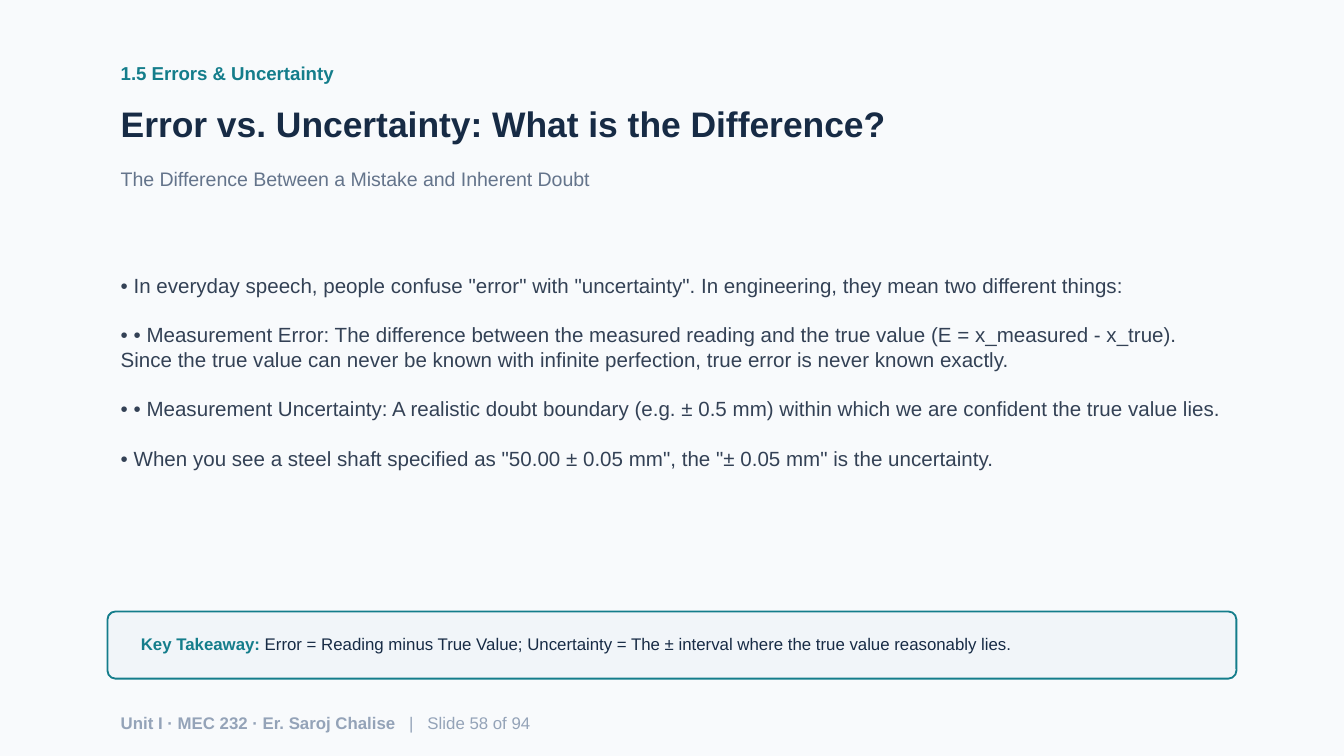
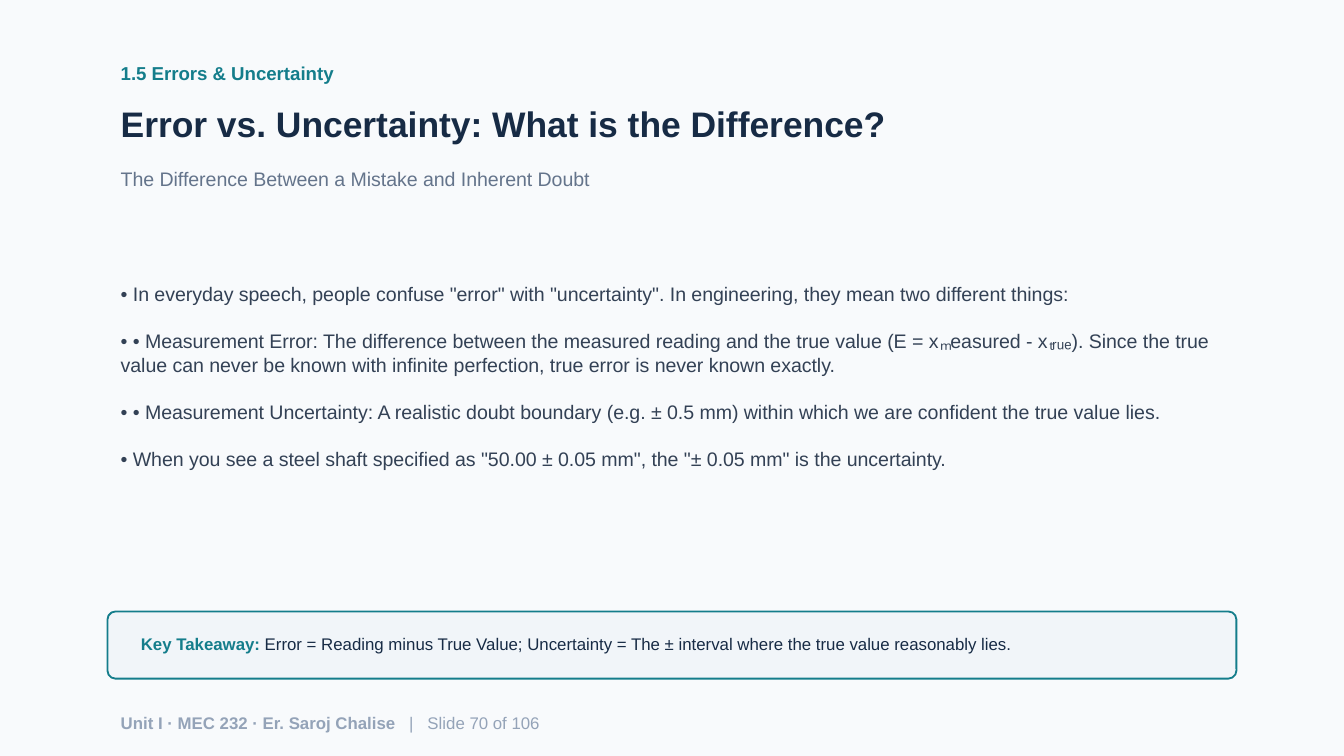
Before and after one commit to chalisesaroj/learnfromsaroj, a slide deck: slide 70 of Unit1_Fundamentals_of_Measurement_Systems.pptx (slide 58 before the commit). Drawn at 1344x756 pixels with LibreOffice and Linux fonts; fonts in the diff are those of the drawing. Boxes give left, top, right and bottom in pixels: in the first picture for what was removed or moved away, otherwise in the second. Text is boxed around its words. In the diff, an @@ line names an element or a change of style, - is before the commit and + after.

```diff
--- a/Unit1_Fundamentals_of_Measurement_Systems.pptx
+++ b/Unit1_Fundamentals_of_Measurement_Systems.pptx
@@ text at [121,287,1209,470]: text changed; size 11 to 10.5 pt @@
-• In everyday speech, people confuse "error" with "uncertainty". In engineering, they mean two different things:
-• • Measurement Error: The difference between the measured reading and the true value (E = x_measured - x_true). Since the true value can never be known with infinite perfection, true error is never known exactly.
-• • Measurement Uncertainty: A realistic doubt boundary (e.g. ± 0.5 mm) within which we are confident the true value lies.
-• When you see a steel shaft specified as "50.00 ± 0.05 mm", the "± 0.05 mm" is the uncertainty.
+• In everyday speech, people confuse "error" with "uncertainty". In engineering, they mean two different things:
+• • Measurement Error: The difference between the measured reading and the true value (E = xₘeasured - xₜᵣᵤₑ). Since the true value can never be known with infinite perfection, true error is never known exactly.
+• • Measurement Uncertainty: A realistic doubt boundary (e.g. ± 0.5 mm) within which we are confident the true value lies.
+• When you see a steel shaft specified as "50.00 ± 0.05 mm", the "± 0.05 mm" is the uncertainty.
@@ text at [121,717,540,733]: text changed @@
-Unit I · MEC 232 · Er. Saroj Chalise | Slide 58 of 94
+Unit I · MEC 232 · Er. Saroj Chalise | Slide 70 of 106
```
Also in this commit, not shown: 92 other slides changed, 13 slides added, 1 slide removed, 41 other files.
